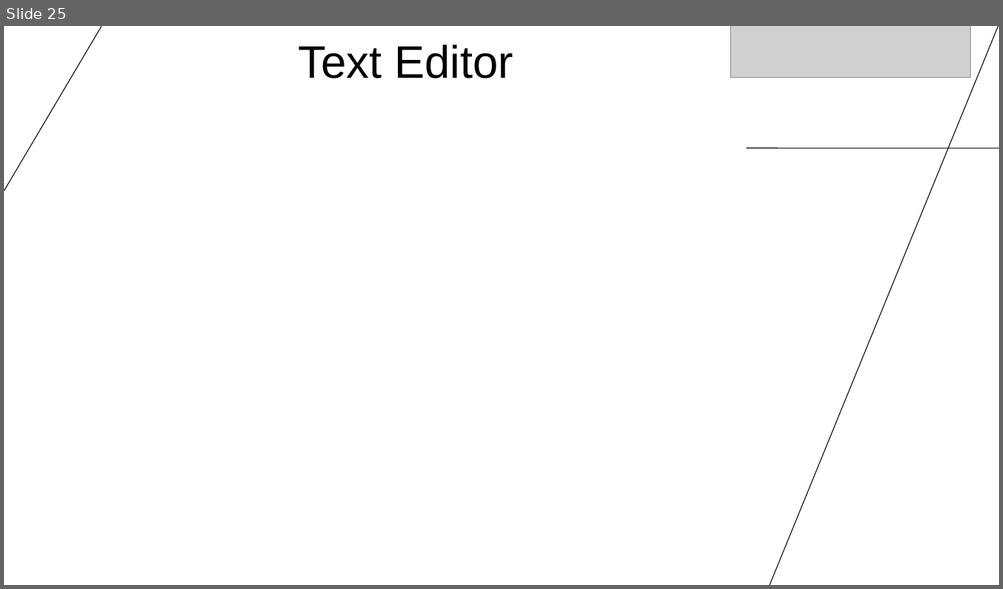
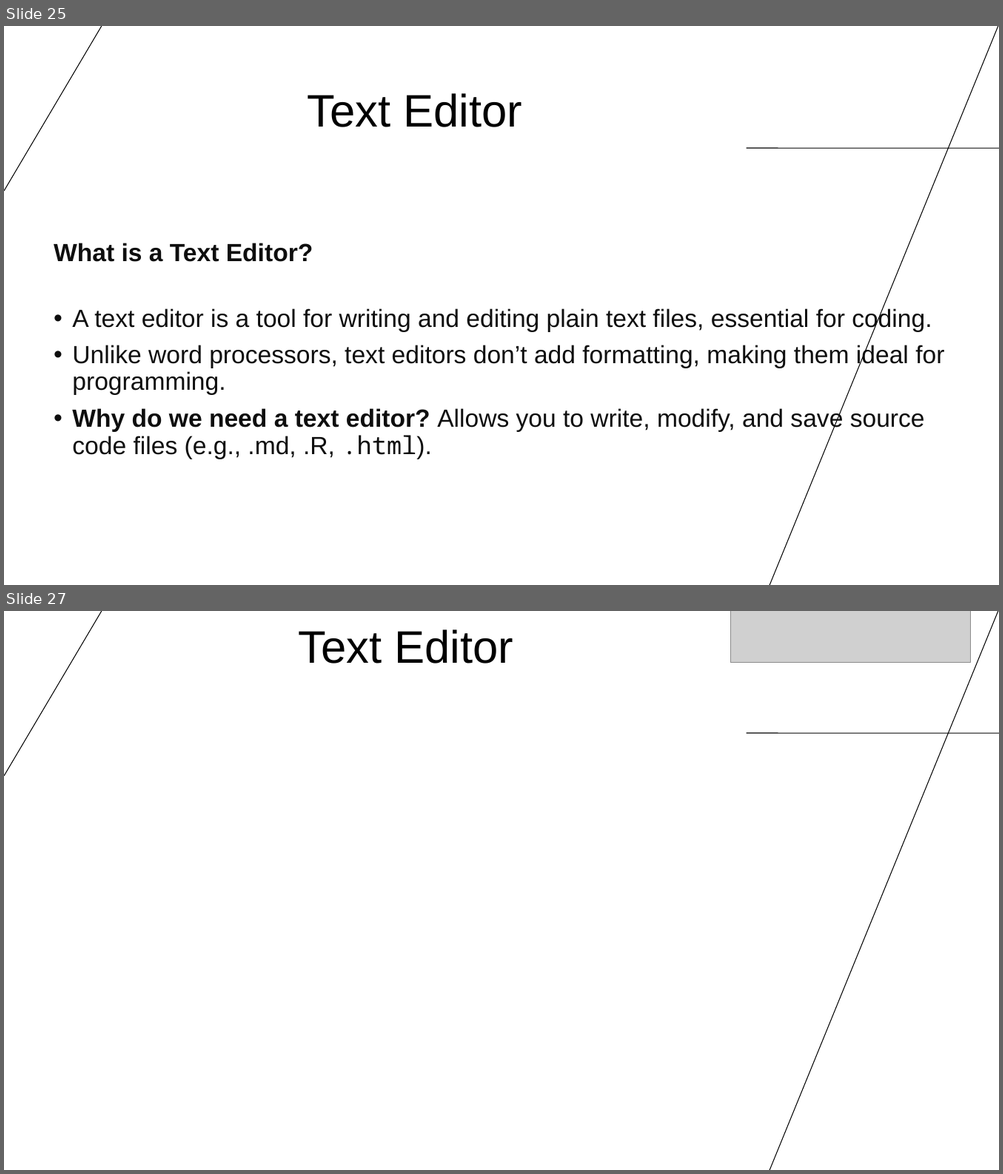
Before and after one commit to cassandra-hui/GitHub-Workshop, a slide deck: Day_1.pptx. Shown one above the other, each under a label of ours: slide 25 before the commit, slides 25 and 27 after it; the slides between them are not shown. The pictures are 1003x589 and 1003x1174 pixels, drawn with LibreOffice and Linux fonts; fonts in the diff are those of the drawing; grey boxes stand for pictures; background and template pictures are left out. Boxes give left, top, right and bottom in pixels: in the first picture for what was removed or moved away, otherwise in the second. Text is boxed around its words. In the diff, an @@ line names an element or a change of style, - is before the commit and + after.

```diff
--- a/Day_1.pptx
+++ b/Day_1.pptx
@@ slide 25 added at (x1=4, y1=26, x2=999, y2=585), background #FFFFFF; not listed: 3 template elements that a slide beside it also shows @@
@@ text added at (x1=307, y1=93, x2=523, y2=127), 44 pt, text #000000 @@
+Text Editor
@@ subtitle added at (x1=54, y1=243, x2=944, y2=460), 24 pt, text #0E0E0E @@
+What is a Text Editor?
+• A text editor is a tool for writing and editing plain text files, essential for coding.
+• Unlike word processors, text editors don’t add formatting, making them ideal for programming.
+• Why do we need a text editor? Allows you to write, modify, and save source code files (e.g., .md, .R, .html).
@@ what was slide 25 is now slide 27 @@
```
Also in this commit, not shown: 2 slides changed, 2 other slides added, 1 slide removed, 5 other files.
